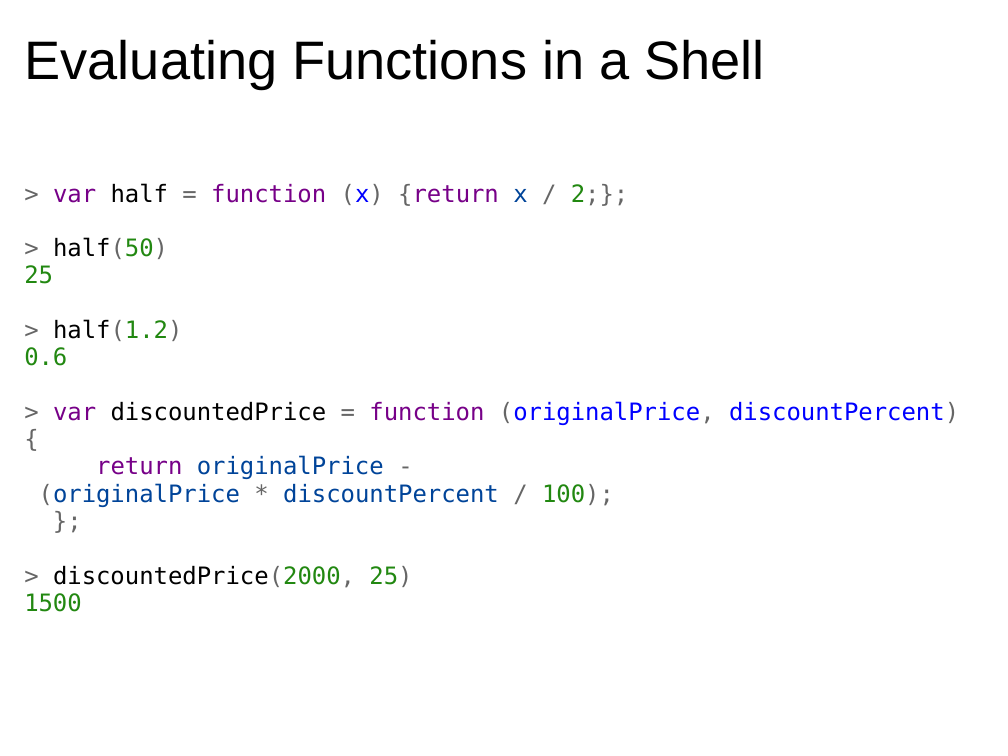
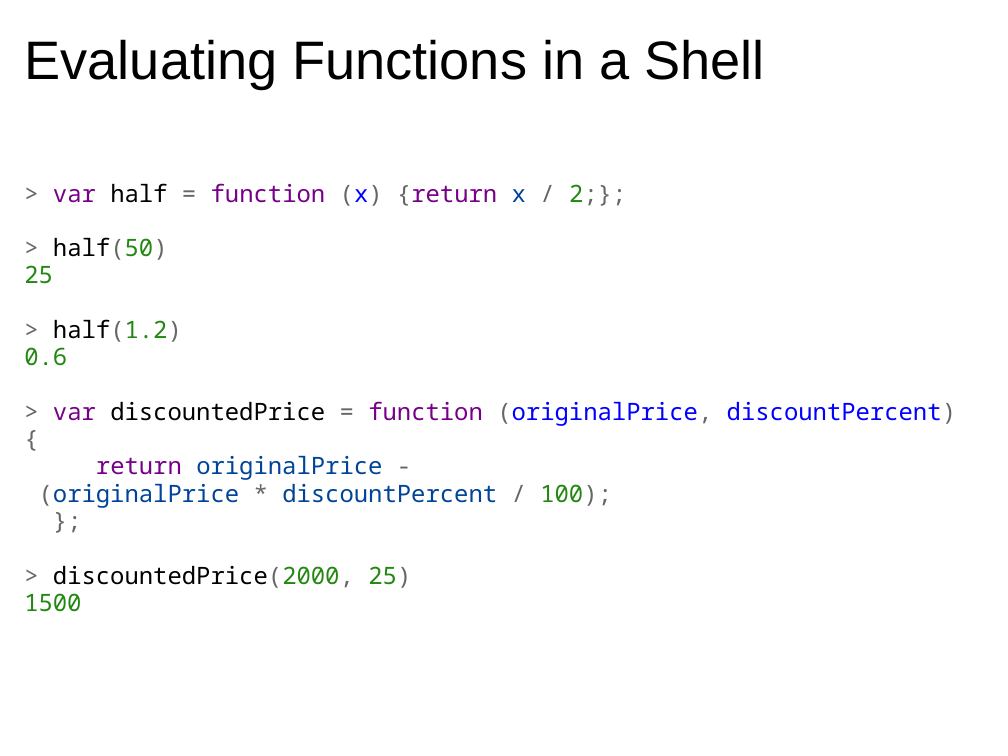
Before and after one commit to dondi/javascript-book, a slide deck: slide 5 of presentations/Chapter_5_Presentation.ppt. Drawn at 1008x756 pixels with LibreOffice and Linux fonts; fonts in the diff are those of the drawing; background and template pictures are left out. Boxes give left, top, right and bottom in pixels: in the first picture for what was removed or moved away, otherwise in the second. Text is boxed around its words. In the diff, an @@ line names an element or a change of style, - is before the commit and + after.

```diff
--- a/presentations/Chapter_5_Presentation.ppt
+++ b/presentations/Chapter_5_Presentation.ppt
@@ text "> var half = function ..." at (x1=24, y1=183, x2=956, y2=612): font DejaVu Sans Mono to Noto Sans Mono @@
```
Also in this commit, not shown: 5 other slides changed, 39 slides added.
